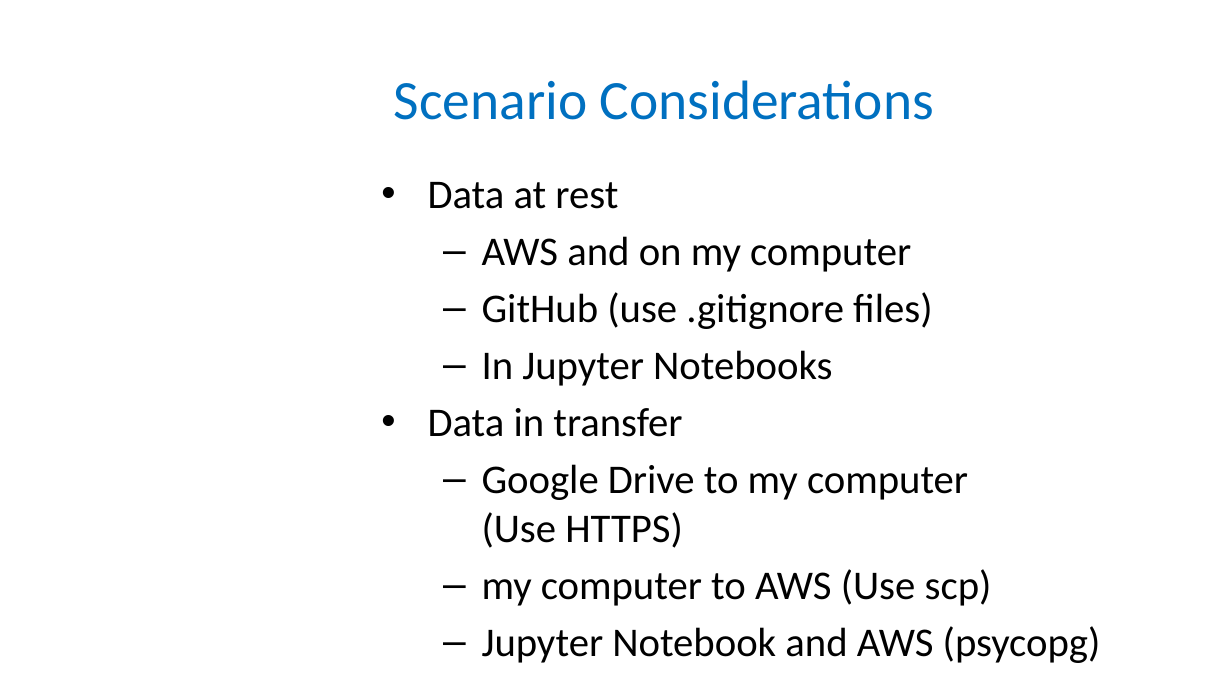
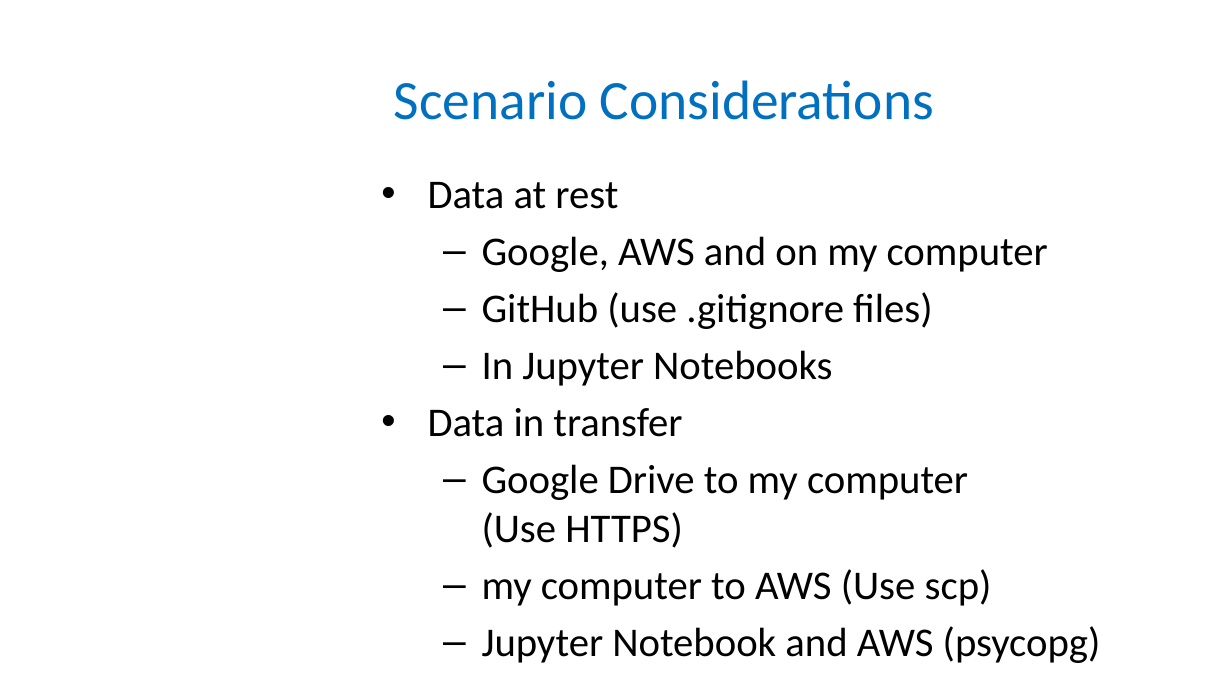
Before and after one commit to spdavern/metis_project3, a slide deck: slide 5 of Investigation/Data Control-Security.pptx. Drawn at 1232x693 pixels with LibreOffice and Linux fonts; fonts in the diff are those of the drawing; background and template pictures are left out. Boxes give left, top, right and bottom in pixels: in the first picture for what was removed or moved away, otherwise in the second. Text is boxed around its words. In the diff, an @@ line names an element or a change of style, - is before the commit and + after.

Commit message:
Final tweaks to presentation.

```diff
--- a/Investigation/Data Control-Security.pptx
+++ b/Investigation/Data Control-Security.pptx
@@ text at [482, 236, 1048, 272]: text changed @@
-  – AWS and on my computer
+  – Google, AWS and on my computer
```
Also in this commit, not shown: 2 slides added, 2 other files.
